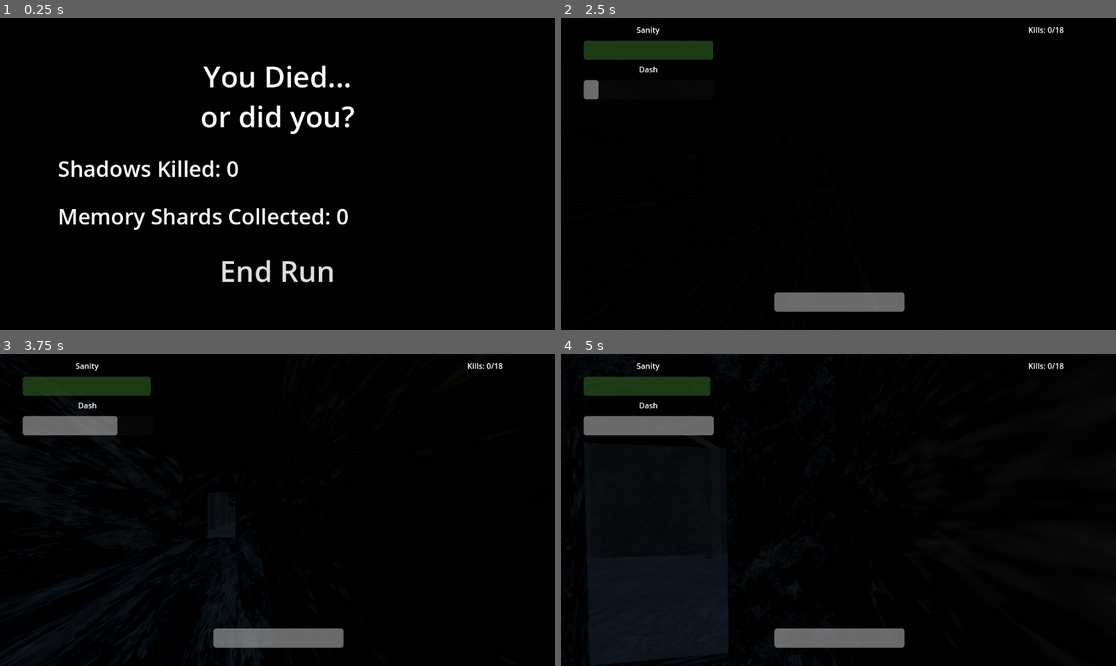
Above: before the commit, frames 1-4 (two rows, left to right).
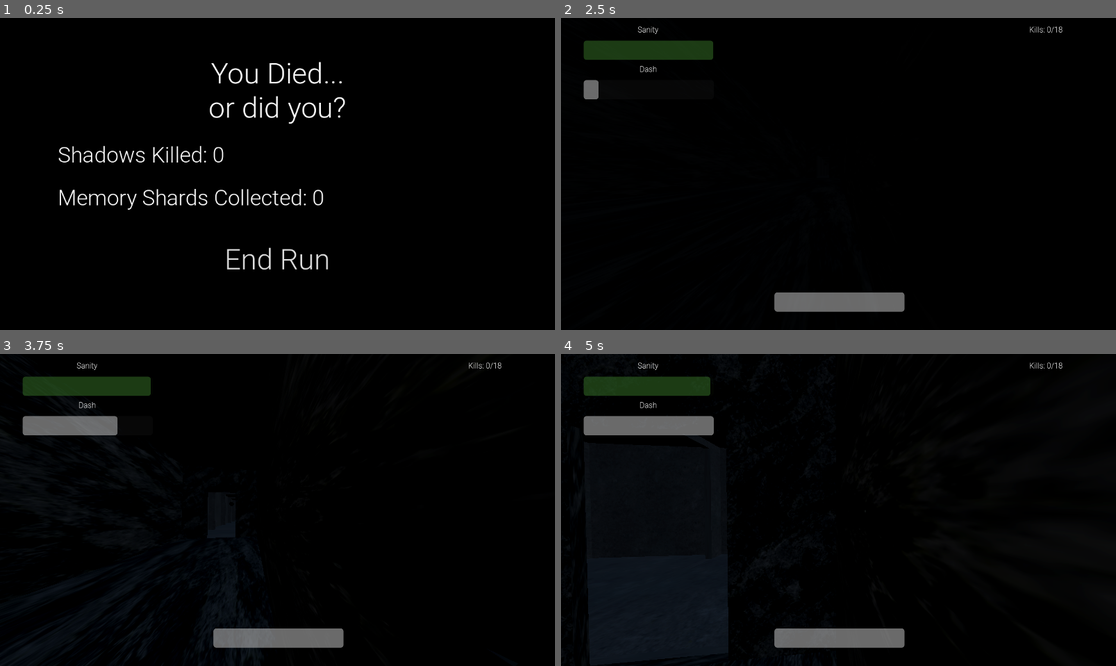
Above: after the commit, the same moments.

Repository: OmarCompiled/Stuck_NULL_BYTES
Game: Godot game, scene res://scenes/menu/death_screen.tscn
Same seed, same stepped clock (60 frames per second), same inputs: the game is played once before the commit and once after it. This scene is started directly instead of the project's main scene.
Inputs (mouse positions are in pixels of both pictures, inside the frame that each line leads up to):
- Up to frame 1 (0.25 s): no input
- Up to frame 2 (2.5 s): click "End Run" at 0.5 s; click "Start" at 1.25 s; tap Enter at 2 s; move the mouse to (960, 158) at 2.02 s; hold D (MoveRight) from 2.03 s (still down); hold E (Dash) from 2.03 s (still down); tap Space (Jump) at 2.27 s
- Up to frame 3 (3.75 s): move the mouse to (249, 510) at 2.77 s; release D (MoveRight) at 2.78 s; release E (Dash) at 2.78 s; hold W (MoveForward) from 2.78 s (still down); click (249, 510) at 2.85 s; tap Space (Jump) at 3.02 s; move the mouse to (288, 503) at 3.52 s; hold Shift (Sprint) from 3.53 s (still down)
- Up to frame 4 (5 s): keep holding W (MoveForward); move the mouse to (832, 516) at 4.27 s; release Shift (Sprint) at 4.28 s; tap N at 4.35 s; tap Space (Jump) at 4.52 s

The runs differ from the first frame. In frame 1, 5.8% of the frame differs, in the area x 10-64%, y 14-85%; in frame 2, 0.2%; in frame 3, 0.2%; in frame 4, 0.2%.

Commit message:
Adjust fonts

Diff:
--- a/godot/scenes/entity/player.tscn
+++ b/godot/scenes/entity/player.tscn
@@ -1,10 +1,11 @@
-[gd_scene load_steps=12 format=3 uid="uid://f8mp43vqb13f"]
+[gd_scene load_steps=13 format=3 uid="uid://f8mp43vqb13f"]
 
 [ext_resource type="Script" uid="uid://dnayske5ek28m" path="res://scripts/player.gd" id="1_4flbx"]
 [ext_resource type="PackedScene" uid="uid://fg0xg2wcui3q" path="res://scenes/asset/flashlight.tscn" id="2_onrkg"]
 [ext_resource type="Script" uid="uid://ci7kfw5q5qn2k" path="res://scripts/enemy_counter.gd" id="3_i3pqv"]
 [ext_resource type="PackedScene" uid="uid://dofngbvrqwqni" path="res://scenes/other/health_component.tscn" id="3_sweqy"]
 [ext_resource type="Script" uid="uid://xws3v0ou7h4d" path="res://scripts/sanity_bar.gd" id="4_2hs0m"]
+[ext_resource type="FontFile" uid="uid://18ohqxx0orng" path="res://assets/fonts/static/Roboto-Light.ttf" id="5_ksla3"]
 [ext_resource type="AudioStream" uid="uid://drx8tsfyjehx" path="res://assets/sfx/Audio/footstep02.ogg" id="6_2hs0m"]
 [ext_resource type="PackedScene" uid="uid://bt8isq1pq1xna" path="res://scenes/other/sound_component.tscn" id="6_bee8u"]
 [ext_resource type="AudioStream" uid="uid://cgpo6tvpujy6b" path="res://assets/sfx/player/dash.wav" id="7_j8jve"]
@@ -67,6 +68,7 @@
 offset_top = -42.0
 offset_right = 269.0
 offset_bottom = -2.0
+theme_override_fonts/normal_font = ExtResource("5_ksla3")
 text = "Sanity"
 horizontal_alignment = 1
 vertical_alignment = 1
@@ -85,6 +87,7 @@
 offset_top = -42.0
 offset_right = 269.0
 offset_bottom = -2.0
+theme_override_fonts/normal_font = ExtResource("5_ksla3")
 text = "Dash"
 horizontal_alignment = 1
 vertical_alignment = 1
@@ -97,6 +100,7 @@
 offset_top = 5.0
 offset_bottom = 45.0
 grow_horizontal = 0
+theme_override_fonts/normal_font = ExtResource("5_ksla3")
 text = "0/0"
 horizontal_alignment = 1
 vertical_alignment = 1
--- a/godot/scenes/menu/death_screen.tscn
+++ b/godot/scenes/menu/death_screen.tscn
@@ -1,10 +1,7 @@
-[gd_scene load_steps=4 format=3 uid="uid://bo2km6eyjm3nk"]
+[gd_scene load_steps=3 format=3 uid="uid://bo2km6eyjm3nk"]
 
 [ext_resource type="Script" uid="uid://bq3oor2d2vx5g" path="res://scenes/menu/death_screen.gd" id="1_0vcrs"]
-
-[sub_resource type="SystemFont" id="SystemFont_rmncr"]
-
-[sub_resource type="SystemFont" id="SystemFont_51ls8"]
+[ext_resource type="FontFile" uid="uid://18ohqxx0orng" path="res://assets/fonts/static/Roboto-Light.ttf" id="2_51ls8"]
 
 [node name="DeathScreen" type="Control"]
 layout_mode = 3
@@ -42,7 +39,7 @@
 
 [node name="YouDied" type="RichTextLabel" parent="ColorRect/MarginContainer/HBoxContainer"]
 layout_mode = 2
-theme_override_fonts/normal_font = SubResource("SystemFont_rmncr")
+theme_override_fonts/normal_font = ExtResource("2_51ls8")
 theme_override_font_sizes/normal_font_size = 60
 text = "You Died...
 or did you?"
@@ -51,7 +48,7 @@
 
 [node name="Shadows" type="RichTextLabel" parent="ColorRect/MarginContainer/HBoxContainer"]
 layout_mode = 2
-theme_override_fonts/normal_font = SubResource("SystemFont_51ls8")
+theme_override_fonts/normal_font = ExtResource("2_51ls8")
 theme_override_font_sizes/normal_font_size = 45
 text = "Shadows Killed: 0
 "
@@ -59,6 +56,7 @@
 
 [node name="MemoryFragments" type="RichTextLabel" parent="ColorRect/MarginContainer/HBoxContainer"]
 layout_mode = 2
+theme_override_fonts/normal_font = ExtResource("2_51ls8")
 theme_override_font_sizes/normal_font_size = 45
 text = "Memory Shards Collected: 0"
 fit_content = true
@@ -68,6 +66,7 @@
 size_flags_horizontal = 4
 size_flags_vertical = 6
 mouse_default_cursor_shape = 2
+theme_override_fonts/font = ExtResource("2_51ls8")
 theme_override_font_sizes/font_size = 60
 text = "End Run"
 
--- a/godot/scenes/menu/upgrades_menu.tscn
+++ b/godot/scenes/menu/upgrades_menu.tscn
@@ -1,10 +1,7 @@
-[gd_scene load_steps=4 format=3 uid="uid://cta32glpb8jih"]
+[gd_scene load_steps=3 format=3 uid="uid://cta32glpb8jih"]
 
 [ext_resource type="Script" uid="uid://c0p7gh47x30c8" path="res://scripts/upgrades_menu.gd" id="1_mc1nf"]
-
-[sub_resource type="SystemFont" id="SystemFont_mc1nf"]
-
-[sub_resource type="SystemFont" id="SystemFont_ni86e"]
+[ext_resource type="FontFile" uid="uid://18ohqxx0orng" path="res://assets/fonts/static/Roboto-Light.ttf" id="2_7kd37"]
 
 [node name="UpgradesMenu" type="Control"]
 layout_mode = 3
@@ -37,7 +34,7 @@
 [node name="LineEdit" type="LineEdit" parent="MarginContainer/VBoxContainer/BarsContainer"]
 custom_minimum_size = Vector2(400, 0)
 layout_mode = 2
-theme_override_fonts/font = SubResource("SystemFont_mc1nf")
+theme_override_fonts/font = ExtResource("2_7kd37")
 placeholder_text = "Enter Cheat Code"
 max_length = 100
 
@@ -45,7 +42,7 @@
 custom_minimum_size = Vector2(500, 0)
 layout_mode = 2
 size_flags_horizontal = 3
-theme_override_fonts/normal_font = SubResource("SystemFont_ni86e")
+theme_override_fonts/normal_font = ExtResource("2_7kd37")
 text = "Currency"
 horizontal_alignment = 2
 vertical_alignment = 1
@@ -59,6 +56,7 @@
 size_flags_horizontal = 0
 size_flags_vertical = 10
 mouse_default_cursor_shape = 2
+theme_override_fonts/font = ExtResource("2_7kd37")
 theme_override_font_sizes/font_size = 60
 toggle_mode = false
 action_mode = 1
--- a/godot/scenes/menu/win_screen.tscn
+++ b/godot/scenes/menu/win_screen.tscn
@@ -1,10 +1,7 @@
-[gd_scene load_steps=4 format=3 uid="uid://dpw1bpu87jpyn"]
+[gd_scene load_steps=3 format=3 uid="uid://dpw1bpu87jpyn"]
 
 [ext_resource type="Script" uid="uid://dutc6fth7ldd8" path="res://scenes/menu/win_screen.gd" id="1_dbu1v"]
-
-[sub_resource type="SystemFont" id="SystemFont_rmncr"]
-
-[sub_resource type="SystemFont" id="SystemFont_51ls8"]
+[ext_resource type="FontFile" uid="uid://18ohqxx0orng" path="res://assets/fonts/static/Roboto-Light.ttf" id="2_7nuyu"]
 
 [node name="WinScreen" type="Control"]
 layout_mode = 3
@@ -42,7 +39,7 @@
 
 [node name="YouDied" type="RichTextLabel" parent="ColorRect/MarginContainer/HBoxContainer"]
 layout_mode = 2
-theme_override_fonts/normal_font = SubResource("SystemFont_rmncr")
+theme_override_fonts/normal_font = ExtResource("2_7nuyu")
 theme_override_font_sizes/normal_font_size = 60
 text = "You Escaped...
 or did you?"
@@ -51,7 +48,7 @@
 
 [node name="Shadows" type="RichTextLabel" parent="ColorRect/MarginContainer/HBoxContainer"]
 layout_mode = 2
-theme_override_fonts/normal_font = SubResource("SystemFont_51ls8")
+theme_override_fonts/normal_font = ExtResource("2_7nuyu")
 theme_override_font_sizes/normal_font_size = 45
 text = "Shadows Killed: 0
 "
@@ -59,6 +56,7 @@
 
 [node name="MemoryFragments" type="RichTextLabel" parent="ColorRect/MarginContainer/HBoxContainer"]
 layout_mode = 2
+theme_override_fonts/normal_font = ExtResource("2_7nuyu")
 theme_override_font_sizes/normal_font_size = 45
 text = "Memory Shards Collected: 0"
 fit_content = true
@@ -68,6 +66,7 @@
 size_flags_horizontal = 4
 size_flags_vertical = 6
 mouse_default_cursor_shape = 2
+theme_override_fonts/font = ExtResource("2_7nuyu")
 theme_override_font_sizes/font_size = 60
 text = "End Run"
 
